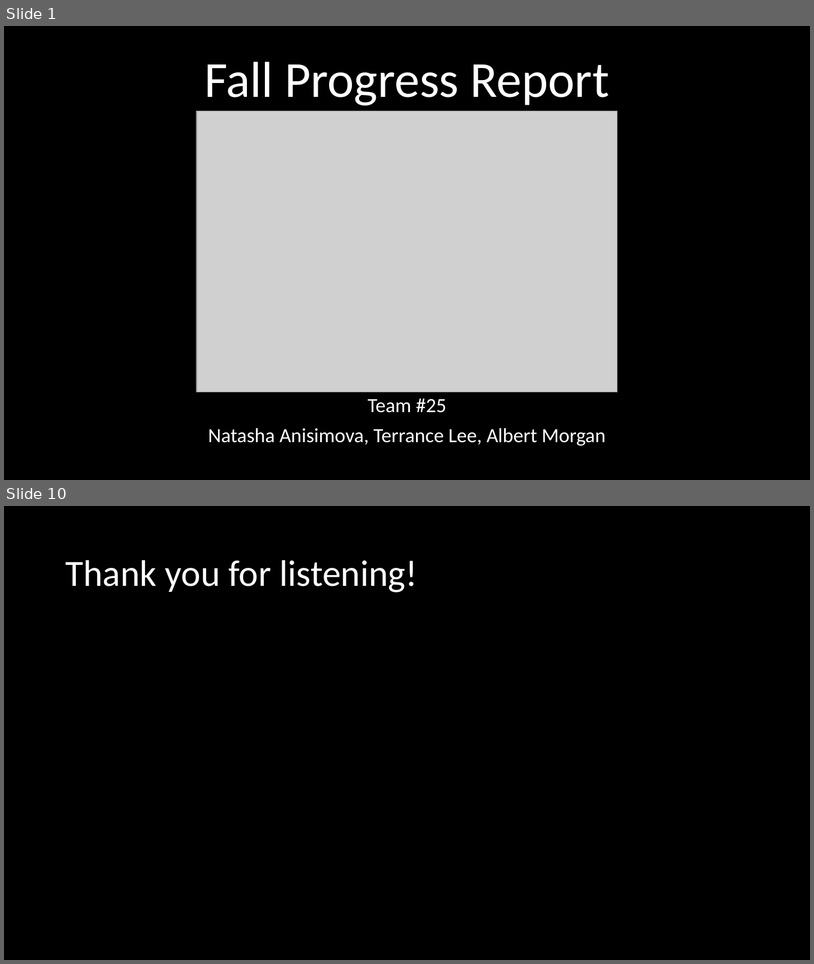
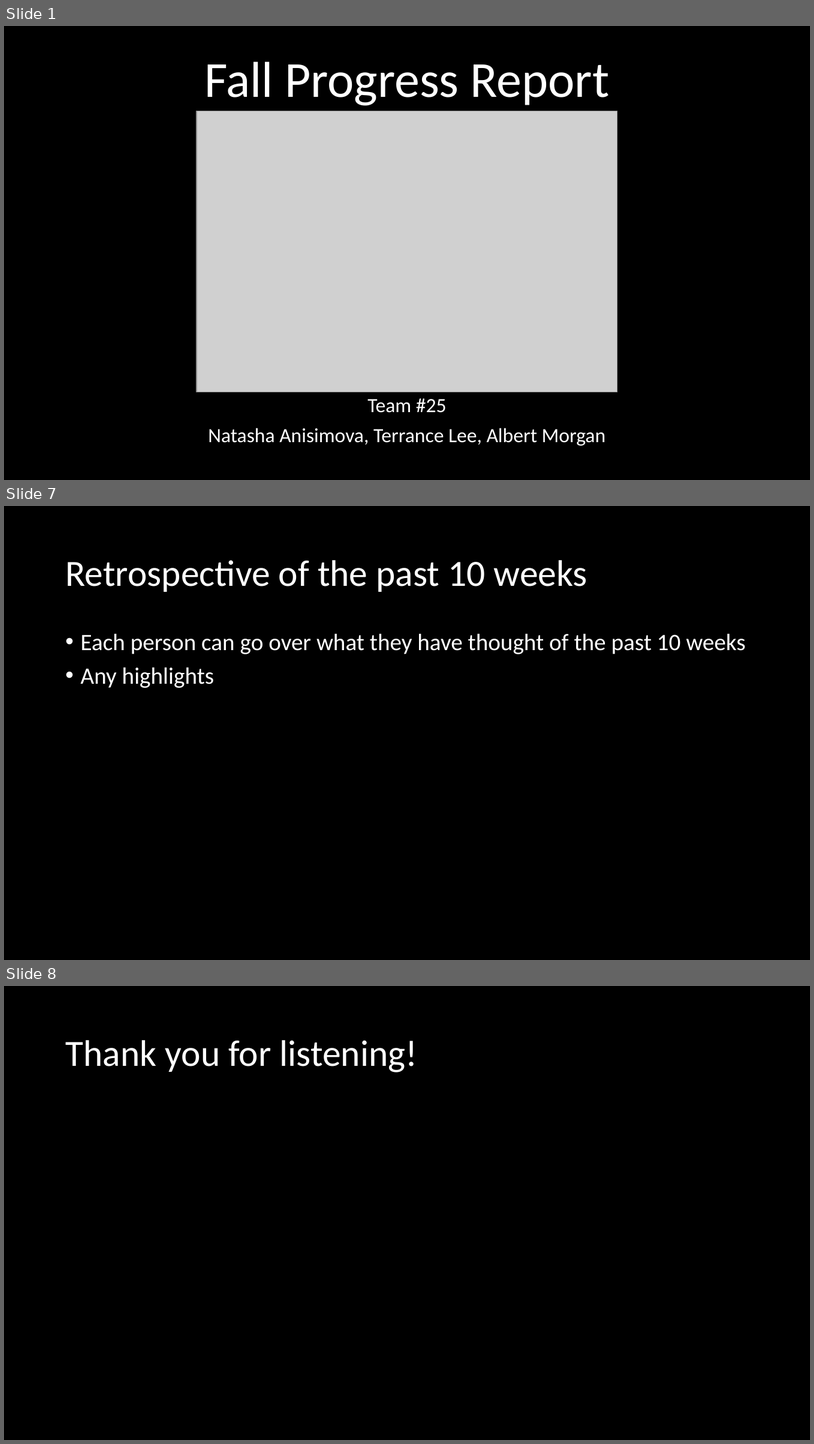
Before and after one commit to 100k-rocketry/groundstation, a slide deck: doc/presentations/FallProgressReport.pptx. Shown one above the other, each under a label of ours: slides 1 and 10 before the commit, slides 1, 7 and 8 after it; the slides between them are not shown. The pictures are 814x964 and 814x1444 pixels, drawn with LibreOffice and Linux fonts; fonts in the diff are those of the drawing; grey boxes stand for pictures. Boxes give left, top, right and bottom in pixels: in the first picture for what was removed or moved away, otherwise in the second. Text is boxed around its words. In the diff, an @@ line names an element or a change of style, - is before the commit and + after.

```diff
--- a/doc/presentations/FallProgressReport.pptx
+++ b/doc/presentations/FallProgressReport.pptx
@@ slide 7 added at [4, 506, 810, 960], background #000000 @@
@@ title added at [65, 560, 588, 592], 44 pt, text #FFFFFF @@
+Retrospective of the past 10 weeks
@@ text added at [81, 633, 746, 688], 28 pt, text #FFFFFF @@
+• Each person can go over what they have thought of the past 10 weeks
+• Any highlights
@@ what was slide 10 is now slide 8 @@
```
Also in this commit, not shown: 1 slide changed, 4 other slides added, 7 slides removed.
